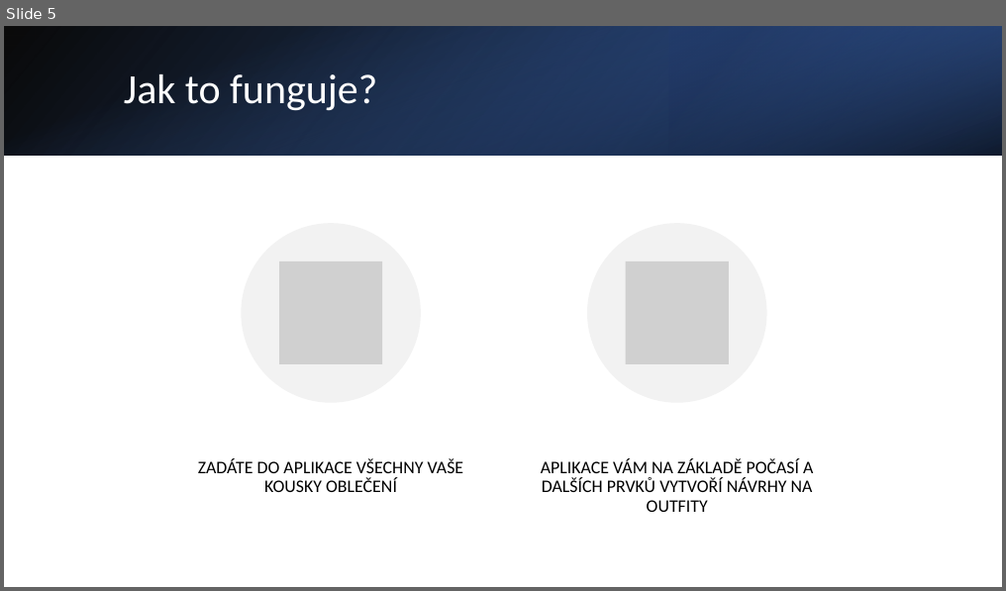
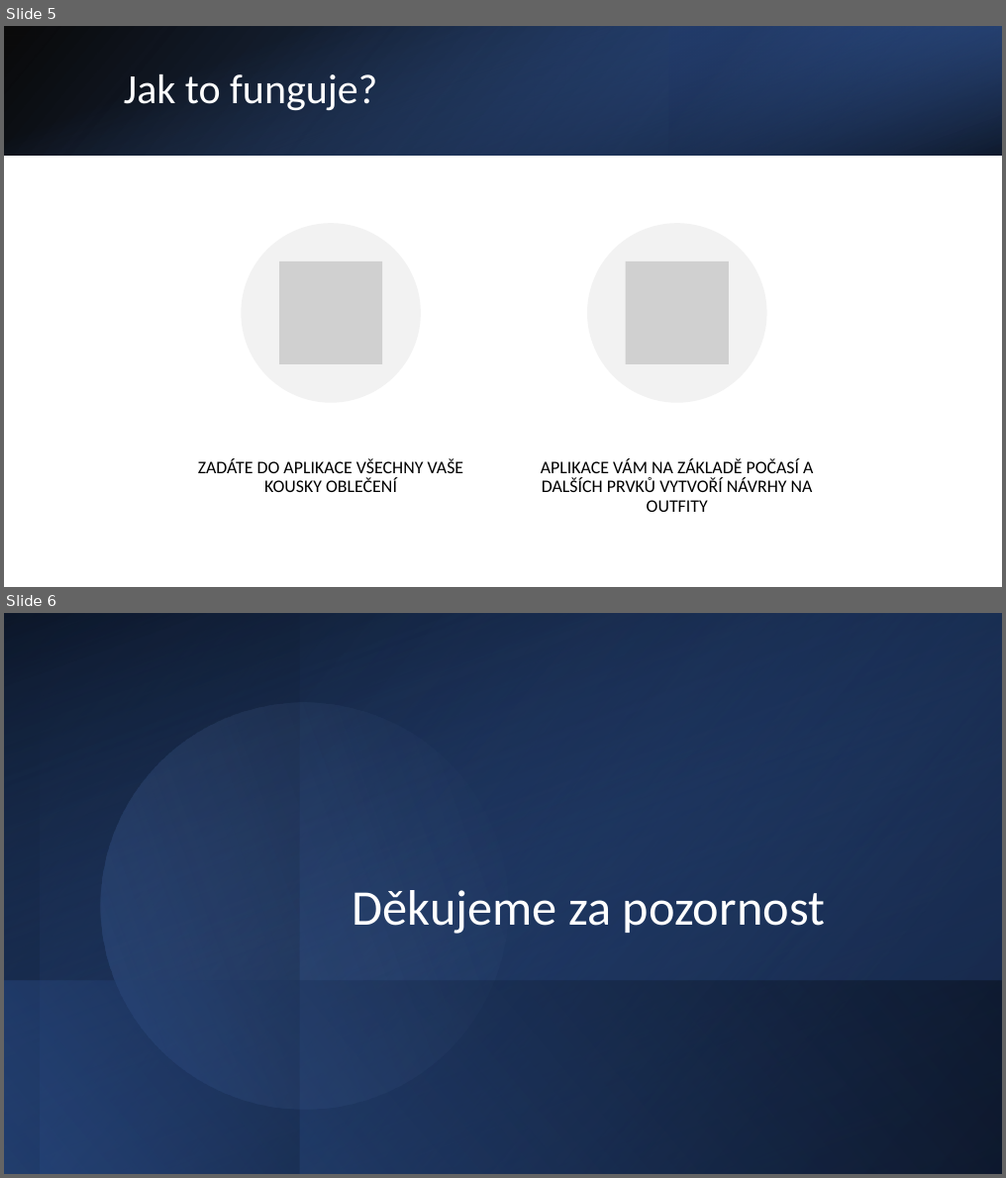
Before and after one commit to frezepush/prezentace, a slide deck: Digitální šatník.pptx. Shown one above the other, each under a label of ours: slide 5 before the commit, slides 5 and 6 after it. The pictures are 1006x591 and 1006x1178 pixels, drawn with LibreOffice and Linux fonts; fonts in the diff are those of the drawing; grey boxes stand for pictures. Boxes give left, top, right and bottom in pixels: in the first picture for what was removed or moved away, otherwise in the second. Text is boxed around its words. In the diff, an @@ line names an element or a change of style, - is before the commit and + after.

Commit message:
update

```diff
--- a/Digitální šatník.pptx
+++ b/Digitální šatník.pptx
@@ slide 6 added at [4,613,1002,1174], background #FFFFFF @@
@@ rectangle added at [4,613,1002,1174], fill gradient #000000 to #2F5597 @@
@@ rectangle added at [4,613,299,1174], fill gradient #2F5597 to #000000 @@
@@ rectangle added at [4,613,1002,1174], fill gradient #2F5597 to #000000 @@
@@ rectangle added at [40,613,1002,1174], fill gradient #203864 to #4472C4 @@
@@ rectangle added at [300,614,1002,1174], fill gradient #2F5597 to #000000 @@
@@ ellipse added at [68,671,541,1142], fill gradient #4472C4 to #8FAADC @@
@@ title added at [352,890,825,934], 48 pt, text #FFFFFF @@
+Děkujeme za pozornost
@@ rectangle added at [4,980,1002,1174], fill gradient #2F5597 to #000000 @@
```
